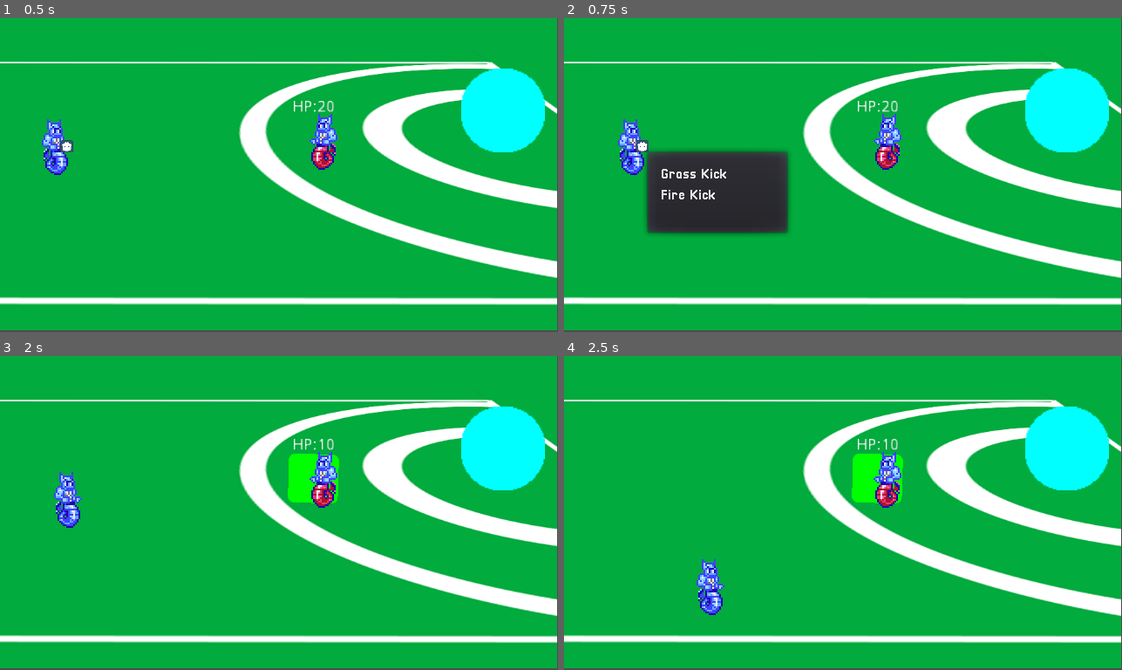
Above: before the commit, frames 1-4 (two rows, left to right).
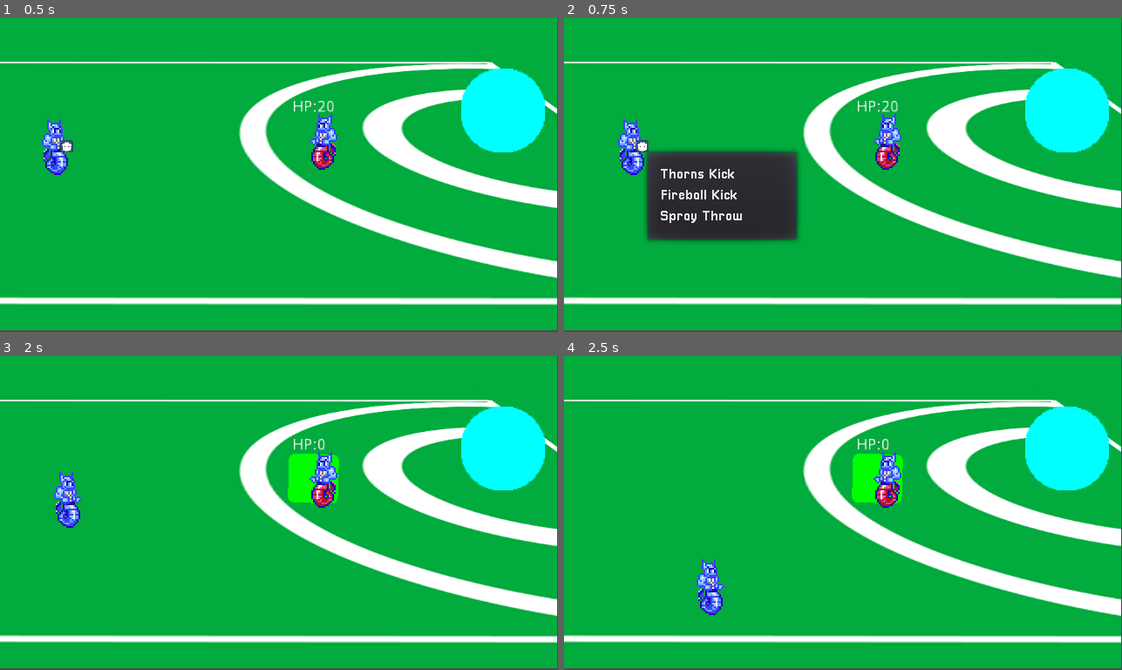
Above: after the commit, the same moments.

Repository: gamkedo-la/Elementaball
Game: Godot game, scene res://Node2D.tscn
The game is run twice, just before and just after one commit, with the same random seed, the same clock (stepped at 60 frames per second) and the same inputs.
Inputs:
- Up to frame 1 (0.5 s): no input
- Up to frame 2 (0.75 s): tap Enter at 0.5 s; hold Right (ui_right) from 0.53 s (still down); tap Space (ui_kick) at 0.6 s
- Up to frame 3 (2 s): tap Space (ui_kick) at 1.25, 1.35 s; release Right (ui_right) at 1.28 s; hold Down (ui_down) from 1.28 s (still down)
- Up to frame 4 (2.5 s): release Down (ui_down) at 2.03 s; hold Right (ui_right) from 2.03 s (still down); tap Space (ui_kick) at 2.1 s

Frame 1 is identical in both runs. In frame 2, 1.9% of the frame differs, in the area x 14-43%, y 42-72%; in frame 3, less than 0.1%; in frame 4, less than 0.1%.
Error before the commit: Invalid get index 'collider' (on base: 'Nil'). (res://Ball.gd:53)

Commit message:
Tackling System (still needs to be hooked into a stat/damage system)

Diff:
--- a/Ball.gd
+++ b/Ball.gd
@@ -4,6 +4,7 @@
 var dribbling = true
 var kicking = false
 var kickID
+var target
 var goal = false
 var enemyPossession = false
 export var kickSpeed = 1
@@ -30,9 +31,11 @@
 			for body in bodies:
 				if body.name == "Enemy":
 					if kickID == 0:
-						body.HP -= 10
+						body.HP -= 20
 					if kickID == 1:
 						body.HP -= 5
+					if kickID == 2:
+						body.HP -= 10
 					kicking = false
 					enemyPossession = true
 				if body.name == "Goal":
@@ -47,12 +50,11 @@
 		get_node("../Popup/KickMenu").popup()
 		get_node("../Popup/KickMenu").rect_position = get_node("../Player/Position2D").global_position
 	if enemyPossession == true and Input.is_action_just_pressed("ui_kick"):
-		var bodies = [get_node("../Player")._check_collisions()]
-		if bodies.size() > 0:
-			for body in bodies:
-				if body.collider.name == "Ball":
-					enemyPossession = false
-					dribbling = true
+		if get_node("../Player")._check_collisions("Enemy") != null:
+			target = get_node("../Player")._check_collisions("Enemy")
+			enemyPossession = false
+			get_node("../Popup/TackleMenu").popup()
+			get_node("../Popup/TackleMenu").rect_position = get_node("../Player/Position2D").global_position
 
 func _on_KickMenu_id_pressed(id):
 	kicking = true
@@ -62,6 +64,19 @@
 		get_node("Sprite").modulate = Color(0,255,0)
 	if id == 1:
 		get_node("Sprite").modulate = Color(255,0,0)
+	if id == 1:
+		get_node("Sprite").modulate = Color(0,0,255)
 	self.mode = RigidBody2D.MODE_RIGID
 	var goal_position = get_node("../Goal").position
 	self.linear_velocity = ((goal_position - self.position) * kickSpeed)
+
+
+func _on_TackleMenu_id_pressed(id):
+	kickID = id
+	if id == 0:
+		target.HP -= 20
+	if id == 1:
+		target.HP -= 10
+	if id == 2:
+		target.HP -= 5
+	dribbling = true
--- a/KinematicBody2D.gd
+++ b/KinematicBody2D.gd
@@ -25,7 +25,12 @@
 
 	move_and_slide(motion)
 
-func _check_collisions():
-	if get_slide_count() != 0 :
-		for i in range (0,get_slide_count()) :
-			return(get_slide_collision(i))
+func _check_collisions(collider_name):
+	var slide_count = get_slide_count()
+	if slide_count:
+		var collision = get_slide_collision(slide_count - 1)
+		var collider = collision.collider
+		if collider.name == collider_name:
+			return collider
+		else:
+			return null
--- a/Node2D.tscn
+++ b/Node2D.tscn
@@ -14,7 +14,10 @@
 [node name="Popup" parent="." instance=ExtResource( 3 )]
 
 [node name="KickMenu" parent="Popup" index="0"]
-items = [ "Grass Kick", null, 0, false, false, 0, 0, null, "", false, "Fire Kick", null, 0, false, false, 1, 0, null, "", false ]
+items = [ "Thorns Kick", null, 0, false, false, 0, 0, null, "", false, "Fireball Kick", null, 0, false, false, 1, 0, null, "", false, "Spray Throw", null, 0, false, false, 2, 0, null, "", false ]
+
+[node name="TackleMenu" parent="Popup" index="1"]
+items = [ "Branch Swipe", null, 0, false, false, 0, 0, null, "", false, "Tail Swipe", null, 0, false, false, 1, 0, null, "", false, "Flame Tackle", null, 0, false, false, 2, 0, null, "", false ]
 
 [node name="Ball" parent="." instance=ExtResource( 2 )]
 
@@ -25,5 +28,6 @@
 [node name="ParallaxBackground" parent="." instance=ExtResource( 6 )]
 
 [connection signal="id_pressed" from="Popup/KickMenu" to="Ball" method="_on_KickMenu_id_pressed"]
+[connection signal="id_pressed" from="Popup/TackleMenu" to="Ball" method="_on_TackleMenu_id_pressed"]
 
 [editable path="Popup"]
--- a/UI/Popup.tscn
+++ b/UI/Popup.tscn
@@ -3,7 +3,6 @@
 [ext_resource path="res://Fonts/new_pixellari_font.tres" type="DynamicFont" id=1]
 
 [node name="Popup" type="Popup"]
-visible = true
 margin_left = 76.2008
 margin_top = 94.1879
 margin_right = 86.2008
@@ -21,3 +20,13 @@
 __meta__ = {
 "_edit_use_anchors_": false
 }
+
+[node name="TackleMenu" type="PopupMenu" parent="."]
+margin_top = 0.0558777
+margin_right = 86.0
+margin_bottom = 52.0559
+custom_fonts/font = ExtResource( 1 )
+items = [ "Branch Swipe", null, 0, false, false, 0, 0, null, "", false, "Tail Swipe", null, 0, false, false, 1, 0, null, "", false, "Flame Tackle", null, 0, false, false, 2, 0, null, "", false ]
+__meta__ = {
+"_edit_use_anchors_": false
+}
